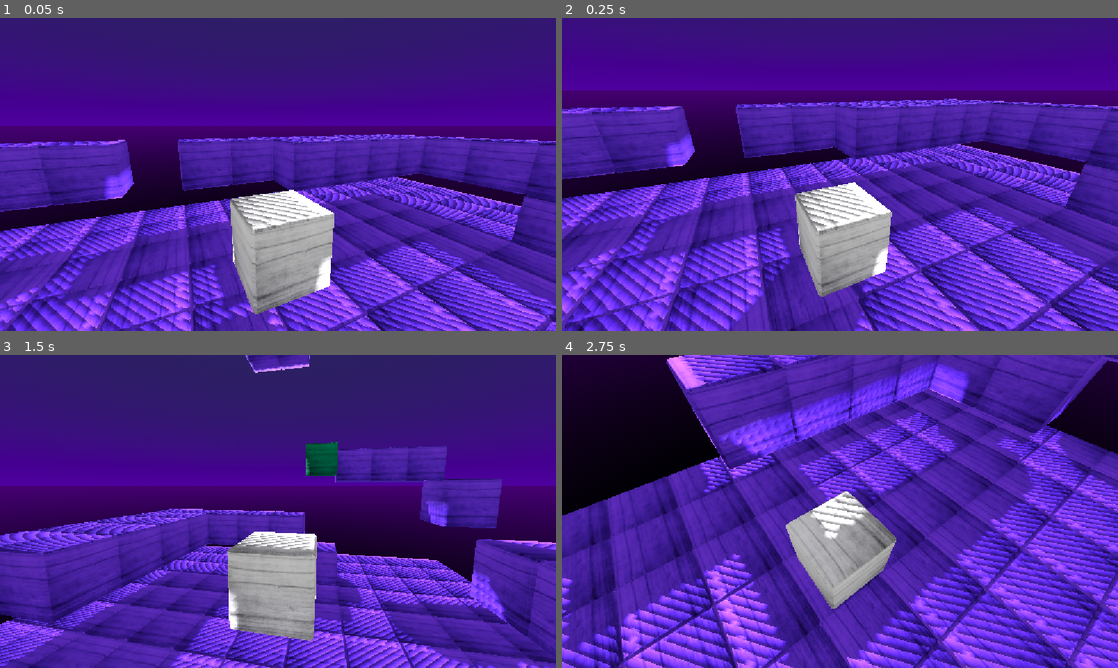
Above: before the commit, frames 1-4 (two rows, left to right).
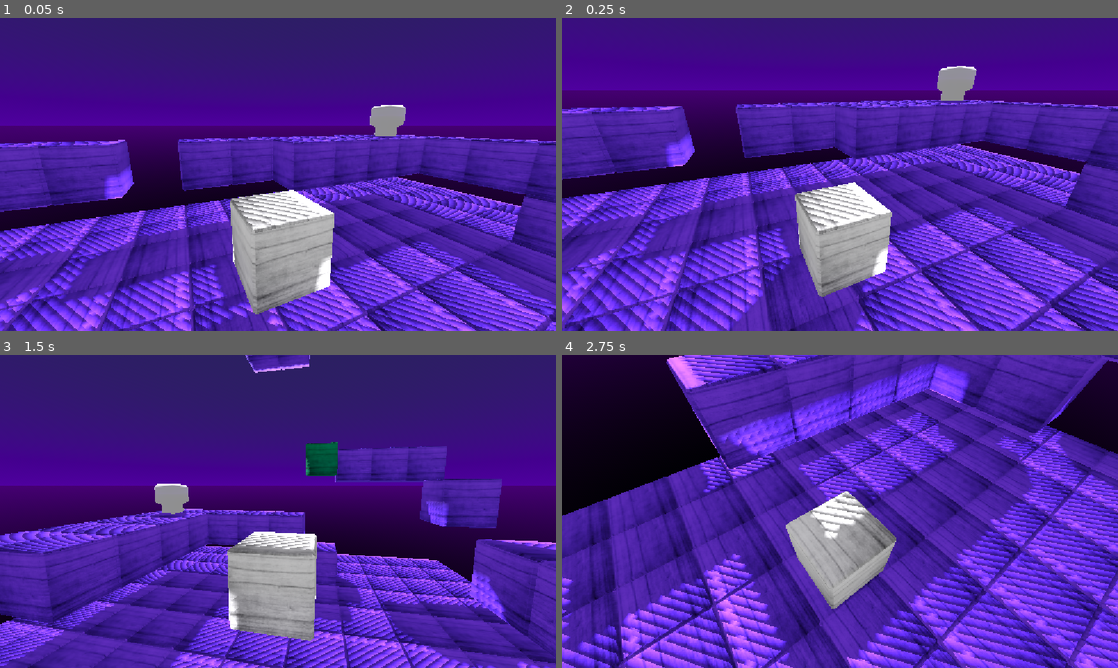
Above: after the commit, the same moments.

Repository: Lyakhova-Anastasia/labopd_3
Game: Godot game, scene res://level.tscn
Two runs of this game, one before a commit and one after it. Both use one fixed random seed, a clock stepped at 60 frames per second and the inputs below.
Inputs:
- Up to frame 1 (0.05 s): no input
- Up to frame 2 (0.25 s): no input
- Up to frame 3 (1.5 s): hold D (move_right) 0.53-1.28 s; tap Space (jump) at 0.77 s; hold S (move_back) from 1.28 s (still down)
- Up to frame 4 (2.75 s): tap Space (jump) at 1.52 s; release S (move_back) at 2.03 s; hold D (move_right) from 2.03 s (still down)

The runs differ from the first frame. In frame 1, 0.6% of the frame differs, in the area x 65-73%, y 27-39%; in frame 2, 0.7%, in the area x 66-75%, y 15-28%; in frame 3, 0.5%; in frame 4, nothing differs.

Commit message:
Add another princess

Diff:
--- a/level.tscn
+++ b/level.tscn
@@ -158,4 +158,18 @@
 transform = Transform3D(1, 0, 0, 0, 1, 0, 0, 0, 1, 0, 1, 0)
 shape = SubResource("4")
 
+[node name="Princess2" type="Area3D" parent="." unique_id=345257631]
+transform = Transform3D(1, 0, 0, 0, 1, 0, 0, 0, 1, 0, 6.2415786, 6)
+
+[node name="Mushroom" parent="Princess2" unique_id=1886194760 instance=ExtResource("5")]
+transform = Transform3D(1, 0, 0, 0, 1, 0, 0, 0, 1, -4.1880713, -3.024077, -6.964586)
+
+[node name="CollisionShape3D" type="CollisionShape3D" parent="Princess2" unique_id=133595310]
+transform = Transform3D(1, 0, 0, 0, 1, 0, 0, 0, 1, -4.1851597, -2.717868, -6.94955)
+shape = SubResource("4")
+
 [connection signal="body_entered" from="Princess" to="Cubio" method="_on_tcube_body_entered"]
+[connection signal="body_exited" from="Princess" to="Cubio" method="_on_princess_body_exited"]
+[connection signal="body_exited" from="Princess" to="Cubio" method="_on_tcube_body_exited"]
+[connection signal="body_entered" from="Princess2" to="Cubio" method="_on_cringecube_body_entered"]
+[connection signal="body_exited" from="Princess2" to="Cubio" method="_on_cringecube_body_exited"]
--- a/player/cubio.gd
+++ b/player/cubio.gd
@@ -63,3 +63,15 @@
 func _on_tcube_body_entered(body):
 	if body == self:
 		get_node(^"WinText").show()
+
+func _on_cringecube_body_entered(body):
+	if body == self:
+		get_node(^"CringeText").show()
+
+func _on_tcube_body_exited(body):
+	if body == self:
+		get_node(^"WinText").hide()
+
+func _on_cringecube_body_exited(body):
+	if body == self:
+		get_node(^"CringeText").hide()
--- a/player/cubio.tscn
+++ b/player/cubio.tscn
@@ -1,56 +1,71 @@
-[gd_scene load_steps=6 format=3 uid="uid://c1j6vfe3s2bq8"]
+[gd_scene format=3 uid="uid://c1j6vfe3s2bq8"]
 
-[ext_resource type="Script" path="res://player/cubio.gd" id="1"]
+[ext_resource type="Script" uid="uid://dcbd1qahg5ujj" path="res://player/cubio.gd" id="1"]
 [ext_resource type="ArrayMesh" uid="uid://ba7dqpj07mlsy" path="res://models/cube.mesh" id="2"]
-[ext_resource type="Script" path="res://player/follow_camera.gd" id="3"]
+[ext_resource type="Script" uid="uid://co58mvnp2mhd8" path="res://player/follow_camera.gd" id="3"]
 [ext_resource type="Material" uid="uid://betphk8l40sig" path="res://models/white_cube_material.tres" id="4"]
 
 [sub_resource type="BoxShape3D" id="1"]
 margin = 0.001
 size = Vector3(0.9, 0.9, 0.9)
 
-[node name="Cubio" type="CharacterBody3D"]
+[node name="Cubio" type="CharacterBody3D" unique_id=890097695]
 script = ExtResource("1")
 
-[node name="BoxMesh" type="MeshInstance3D" parent="."]
-_import_path = NodePath("cube-col")
+[node name="BoxMesh" type="MeshInstance3D" parent="." unique_id=82860972]
 transform = Transform3D(0.9, 0, 0, 0, 0.9, 0, 0, 0, 0.9, 0, 0, 0)
 mesh = ExtResource("2")
 surface_material_override/0 = ExtResource("4")
 
-[node name="CollisionShape3D" type="CollisionShape3D" parent="."]
+[node name="CollisionShape3D" type="CollisionShape3D" parent="." unique_id=1748513202]
 shape = SubResource("1")
 
-[node name="Target" type="Node3D" parent="."]
+[node name="Target" type="Node3D" parent="." unique_id=986688651]
 transform = Transform3D(1, 0, 0, 0, 1, 0, 0, 0, 1, 0, 0.8, 0)
 
-[node name="Camera3D" type="Camera3D" parent="Target"]
+[node name="Camera3D" type="Camera3D" parent="Target" unique_id=1706186999]
 transform = Transform3D(0.34202, -0.321394, 0.883022, 0, 0.939693, 0.34202, -0.939693, -0.116978, 0.321394, 2, 0.5, 0.913381)
 fov = 74.0
 near = 0.1
 far = 50.0
 script = ExtResource("3")
 
-[node name="WinText" type="CenterContainer" parent="."]
+[node name="WinText" type="CenterContainer" parent="." unique_id=72112069]
 visible = false
 anchors_preset = 10
 anchor_right = 1.0
 offset_bottom = 100.0
 grow_horizontal = 2
 
-[node name="Holder" type="Control" parent="WinText"]
-layout_mode = 3
-anchors_preset = 0
-offset_left = 576.0
-offset_top = 50.0
-offset_right = 576.0
-offset_bottom = 50.0
+[node name="Holder" type="Control" parent="WinText" unique_id=2120972567]
+layout_mode = 2
 
-[node name="TextLabel" type="Label" parent="WinText/Holder"]
+[node name="TextLabel" type="Label" parent="WinText/Holder" unique_id=164129307]
+layout_mode = 0
 offset_left = -354.0
 offset_right = 354.0
 offset_bottom = 50.0
 theme_override_font_sizes/font_size = 20
-text = "Thank You, Cubio! But the Princess is in Another Demo!"
+text = "I have abandonment issues."
 horizontal_alignment = 1
 vertical_alignment = 1
+
+[node name="CringeText" type="CenterContainer" parent="." unique_id=1150526236]
+visible = false
+anchors_preset = 10
+anchor_right = 1.0
+offset_bottom = 100.0
+grow_horizontal = 2
+
+[node name="Holder" type="Control" parent="CringeText" unique_id=1937682498]
+layout_mode = 2
+
+[node name="TextLabel" type="Label" parent="CringeText/Holder" unique_id=1269422676]
+layout_mode = 0
+offset_left = -354.0
+offset_right = 354.0
+offset_bottom = 50.0
+theme_override_font_sizes/font_size = 20
+text = "We've been doing this lab on Arch-based distro UwU"
+horizontal_alignment = 1
+vertical_alignment = 1
